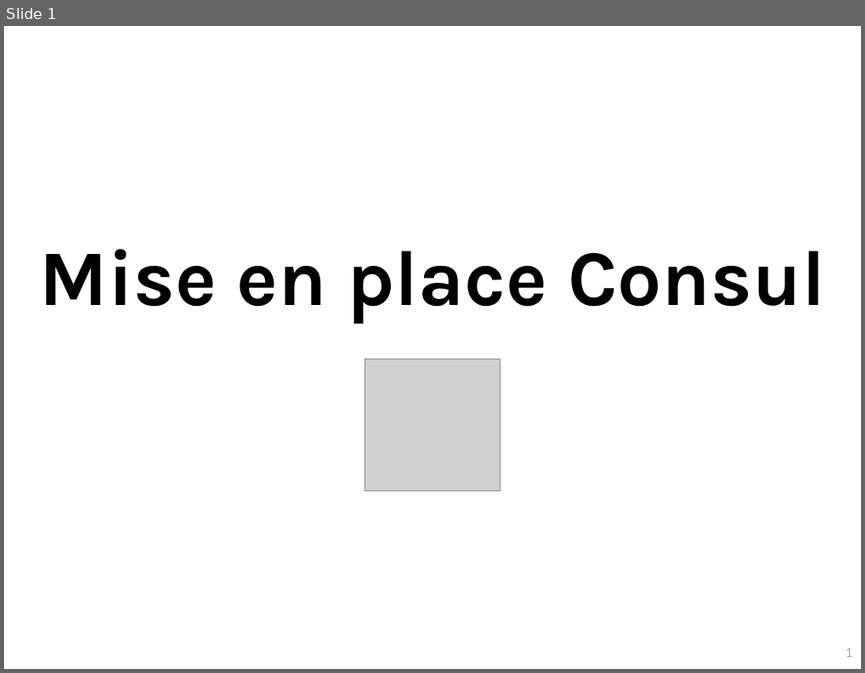
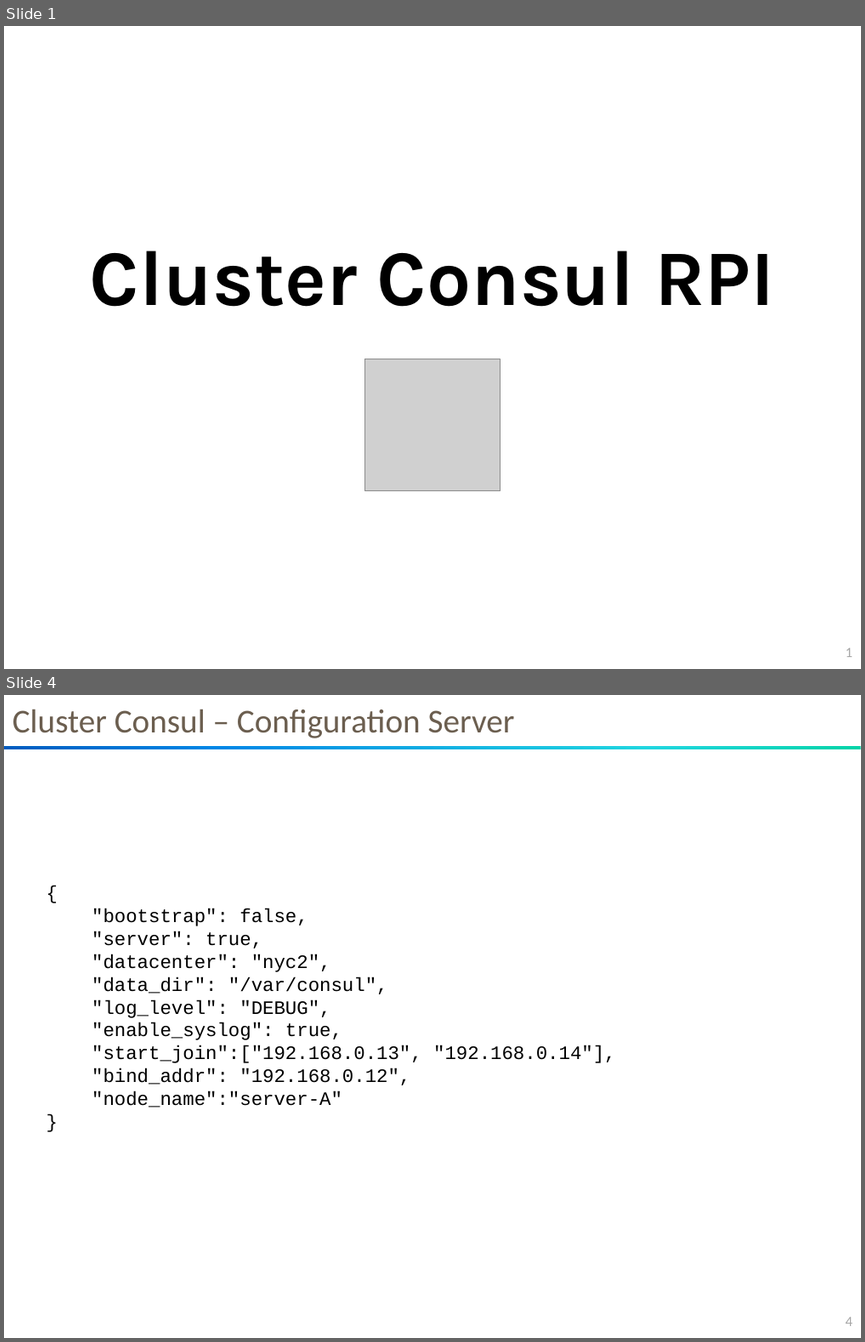
Before and after one commit to so-technology-watch/consul-poc, a slide deck: doc/setup/Cluster-Consul-v1.0.pptx. Shown one above the other, each under a label of ours: slide 1 before the commit, slides 1 and 4 after it; the slides between them are not shown. The pictures are 865x673 and 865x1342 pixels, drawn with LibreOffice and Linux fonts; fonts in the diff are those of the drawing; grey boxes stand for pictures. Boxes give left, top, right and bottom in pixels: in the first picture for what was removed or moved away, otherwise in the second. Text is boxed around its words. In the diff, an @@ line names an element or a change of style, - is before the commit and + after.

```diff
--- a/doc/setup/Cluster-Consul-v1.0.pptx
+++ b/doc/setup/Cluster-Consul-v1.0.pptx
@@ slide 4 added at bbox=[4, 695, 861, 1338], background #FFFFFF; not listed: 1 template element that a slide beside it also shows @@
@@ text added at bbox=[12, 709, 515, 738], 28 pt, text #6B5E4F @@
+Cluster Consul – Configuration Server
@@ rectangle added at bbox=[4, 746, 861, 750], fill gradient #03D4A8 to #21D6E0 to #0087E6 to #005CBF @@
@@ text added at bbox=[92, 908, 615, 1107], 16 pt, text #000000 @@
+{
+"bootstrap": false,
+"server": true,
+"datacenter": "nyc2",
+"data_dir": "/var/consul",
+"log_level": "DEBUG",
+"enable_syslog": true,
+"start_join":["192.168.0.13", "192.168.0.14"],
+"bind_addr": "192.168.0.12",
+"node_name":"server-A"
+}
@@ slide 1 changed as well @@
@@ text at bbox=[90, 250, 774, 306]: text changed @@
-Mise en place Consul
+Cluster Consul RPI
```
Also in this commit, not shown: 3 other slides added, 7 slides removed, 1 other file.
